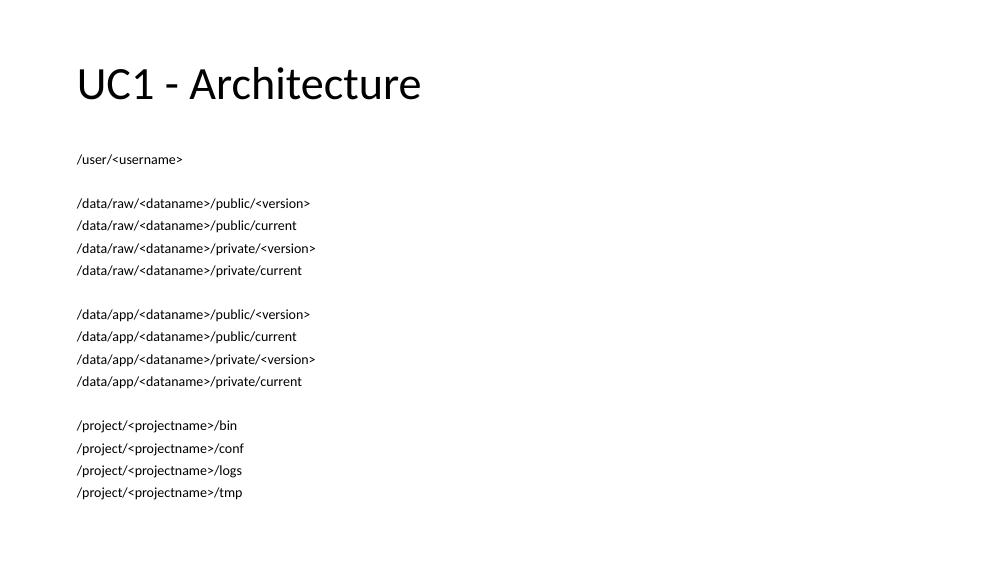
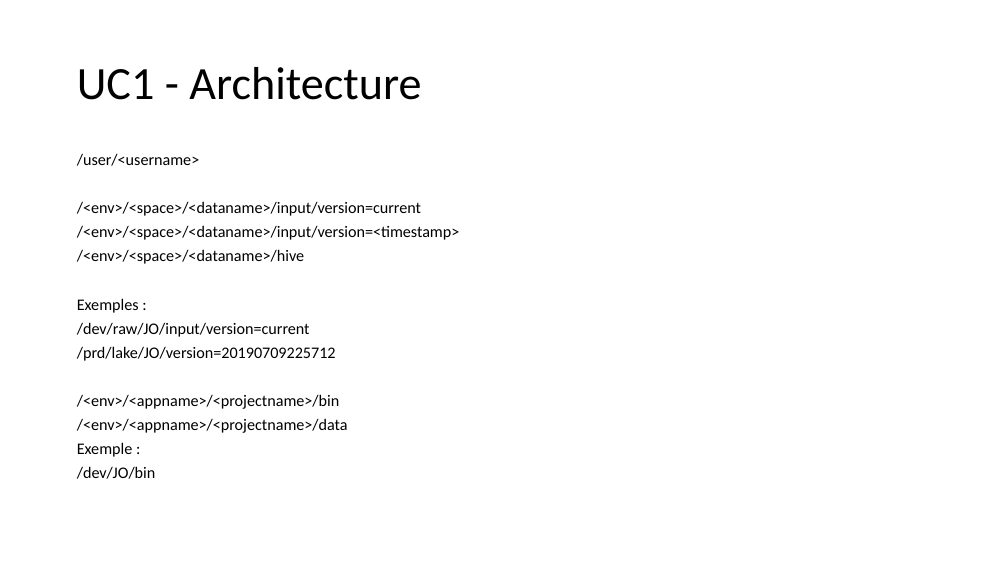
Before and after one commit to pfe-cegefos/core, a slide deck: slide 2 of PFE-CEGEFOS-groupe2.pptx. Drawn at 1008x567 pixels with LibreOffice and Linux fonts; fonts in the diff are those of the drawing. Boxes give left, top, right and bottom in pixels: in the first picture for what was removed or moved away, otherwise in the second. Text is boxed around its words. In the diff, an @@ line names an element or a change of style, - is before the commit and + after.

```diff
--- a/PFE-CEGEFOS-groupe2.pptx
+++ b/PFE-CEGEFOS-groupe2.pptx
@@ text at (x1=77, y1=153, x2=199, y2=166): size 13.3 to 15.4 pt in "/user/<username>" @@
@@ text at (x1=77, y1=201, x2=460, y2=479): text changed; size 13.3 to 15.4 pt @@
-/data/raw/<dataname>/public/<version>
-/data/raw/<dataname>/public/current
-/data/raw/<dataname>/private/<version>
-/data/raw/<dataname>/private/current
-/data/app/<dataname>/public/<version>
-/data/app/<dataname>/public/current
-/data/app/<dataname>/private/<version>
-/data/app/<dataname>/private/current
-/project/<projectname>/bin
-/project/<projectname>/conf
-/project/<projectname>/logs
-/project/<projectname>/tmp
+/<env>/<space>/<dataname>/input/version=current
+/<env>/<space>/<dataname>/input/version=<timestamp>
+/<env>/<space>/<dataname>/hive
+Exemples :
+/dev/raw/JO/input/version=current
+/prd/lake/JO/version=20190709225712
+/<env>/<appname>/<projectname>/bin
+/<env>/<appname>/<projectname>/data
+Exemple :
+/dev/JO/bin
```
Also in this commit, not shown: 2 other slides changed, 23 other files.
